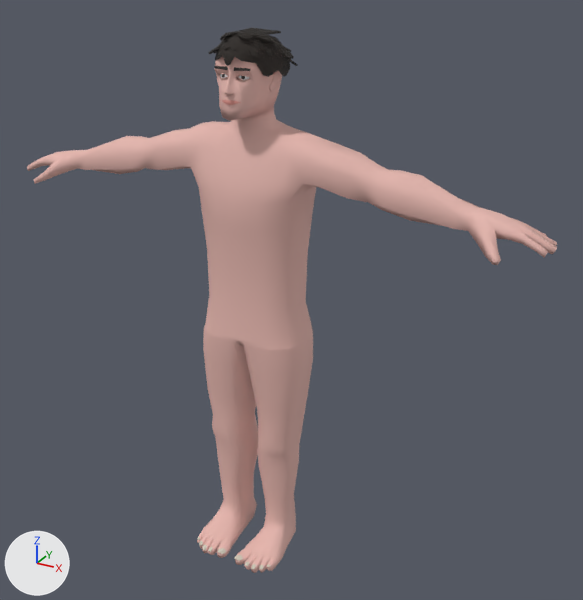
Renders of the glTF model godot/THE LEAK/assets/models/Player1.glb from each side of a commit.
Before and after are seen from a 50 mm lens placed at (1.09, -1.786, 1.687), pointed at (0.095, 0.024, 0.782). Arrows for +X, +Y and +Z are at lower left; the lights stay in place. The older version comes first. Vertices at exactly the same position are counted once.

In view in the first picture: 'Болванка'.
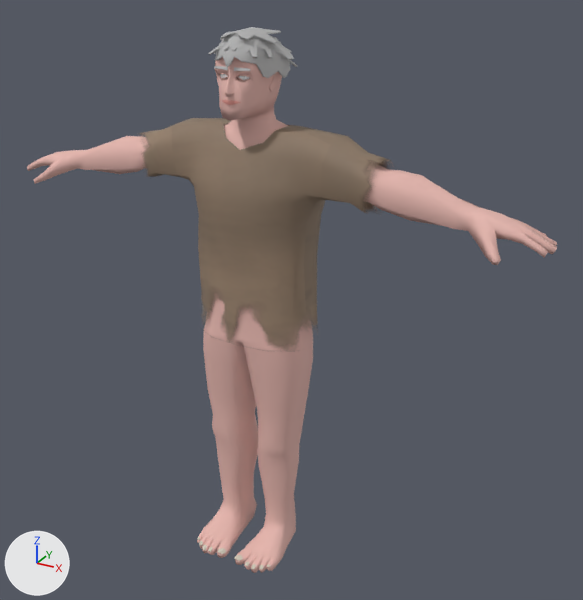
The change, as JSON lines over the scene's bpy script:
```json
{"op": "add", "block": "img_футболка_дыры", "code": ["img_футболка_дыры = load_image('Футболка-дыры', '_unpacked/________-____', 256, 128, 'sRGB')"]}
{"block": "mat_волосы", "where": "n2 = _N.new('ShaderNodeMix'); n2.name = 'Mix'"}
{"op": "set", "path": "n2.inputs[7].default_value", "old": "(0.02, 0.0149, 0.0114, 1.0)", "new": "(0.529, 0.529, 0.529, 1.0)", "note": "'B', black #27211c -> 'B', light grey #c0c0c0"}
{"op": "add", "block": "mat_драная_футболка", "code": ["mat_драная_футболка = bpy.data.materials.new('Драная футболка')", "# uses the picture img_футболка_дыры"]}
{"block": "me_quadsphere", "where": "# used by ob_болванка; location = (0.0, 0.0, 0.0)"}
{"op": "remove", "block": "me_quadsphere", "code": "me_quadsphere.from_pydata(...)  # 1900 vertices, 3714 faces; spans x -0.79..0.79, y -0.2..0.1, z -0.02..1.5"}
{"op": "add", "block": "me_quadsphere", "code": "me_quadsphere.from_pydata(...)  # 2105 vertices, 4086 faces; spans x -0.79..0.79, y -0.2..0.11, z -0.02..1.51"}
{"block": "me_quadsphere", "change": "me_quadsphere part 1: a new loose piece of 197 vertices spanning x -0.39..0.39, y -0.12..0.11, z 0.68..1.26, in mat_драная_футболка"}
{"block": "me_quadsphere", "change": "me_quadsphere part 2: 23 vertices moved within x -0.08..0.07, y -0.12..0.07, z 1.34..1.42; 45 vertices removed from x -0.08..0.08, y -0.12..0.08, z 1.33..1.5; 53 vertices added at x -0.08..0.08, y -0.13..0.08, z 1.34..1.51"}
{"block": "me_quadsphere", "change": "other edits to the shape of me_quadsphere do not show in these pictures"}
{"op": "add", "block": "me_quadsphere", "code": "me_quadsphere.materials.append(mat_драная_футболка)"}
{"op": "set", "path": "ob_болванка.scale", "old": "(1.0, 1.0, 1.0)", "new": "(0.999, 0.999, 0.999)"}
```

Where the change shows, as pixel boxes (x1, y1, x2, y2) in the pictures (583 x 600 px; the box of a moved part takes in the faces that stretch with it):
```json
{"object": "Болванка", "change": "surface changed, reshaped, rescaled", "before": [27, 28, 557, 573], "after": [27, 27, 557, 573]}
{"part": 1, "of": "me_quadsphere", "change": "added", "after": [142, 118, 388, 352], "on screen": "brown"}
{"part": 2, "of": "me_quadsphere", "change": "moved or reshaped", "before": [214, 28, 279, 118], "after": [214, 27, 298, 118]}
```
